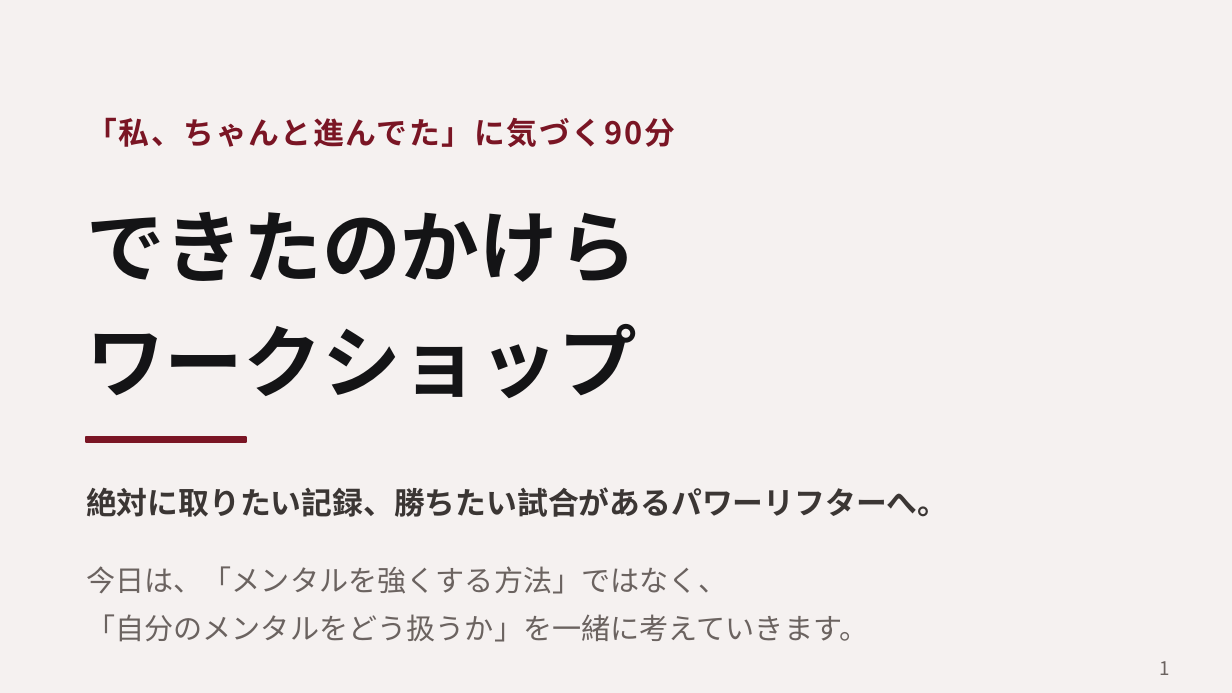
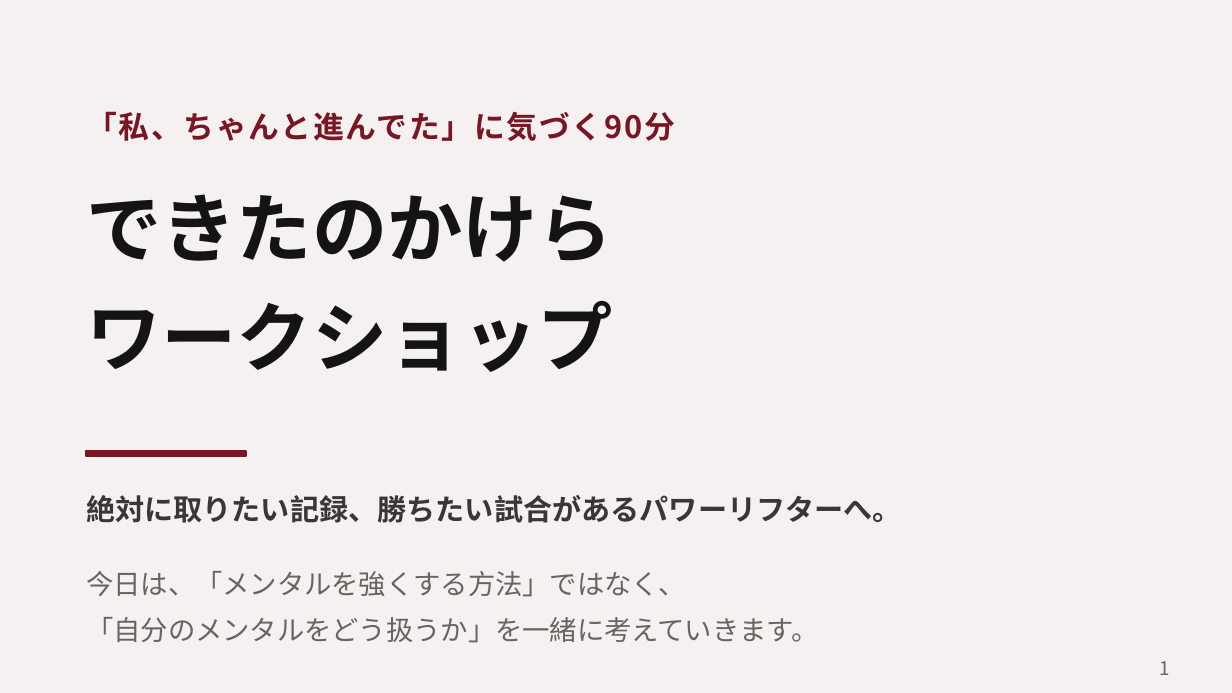
Before and after one commit to shiori0823/shiorin-trainer, a slide deck: slide 1 of seminar/seminar-dekita.pptx. Drawn at 1232x693 pixels with LibreOffice and Linux fonts; fonts in the diff are those of the drawing. Boxes give left, top, right and bottom in pixels: in the first picture for what was removed or moved away, otherwise in the second. Text is boxed around its words. In the diff, an @@ line names an element or a change of style, - is before the commit and + after.

```diff
--- a/seminar/seminar-dekita.pptx
+++ b/seminar/seminar-dekita.pptx
@@ text "「私、ちゃんと進んでた」に気づく90分" moved from (x1=86, y1=117, x2=675, y2=147) to (x1=86, y1=111, x2=675, y2=141) @@
@@ text "できたのかけら" moved from (x1=86, y1=211, x2=637, y2=398) to (x1=86, y1=194, x2=613, y2=372) @@
@@ text "できたのかけら" at (x1=86, y1=194, x2=613, y2=372): size 46 to 44 pt; line spacing 66.7pt to 63.8pt @@
@@ rectangle moved from (x1=86, y1=437, x2=246, y2=442) to (x1=86, y1=451, x2=246, y2=456) @@
@@ text "絶対に取りたい記録、勝ちたい試合があるパワーリフターへ。" moved from (x1=86, y1=487, x2=948, y2=517) to (x1=86, y1=495, x2=902, y2=523) @@
@@ text "絶対に取りたい記録、勝ちたい試合があるパワーリフターへ。" at (x1=86, y1=495, x2=902, y2=523): size 18 to 17 pt @@
@@ text "今日は、「メンタルを強くする方法」ではなく、" at (x1=86, y1=571, x2=818, y2=643): size 17 to 16 pt; line spacing 28pt to 27pt @@
```
Also in this commit, not shown: 2 other slides changed, 10 other files.
